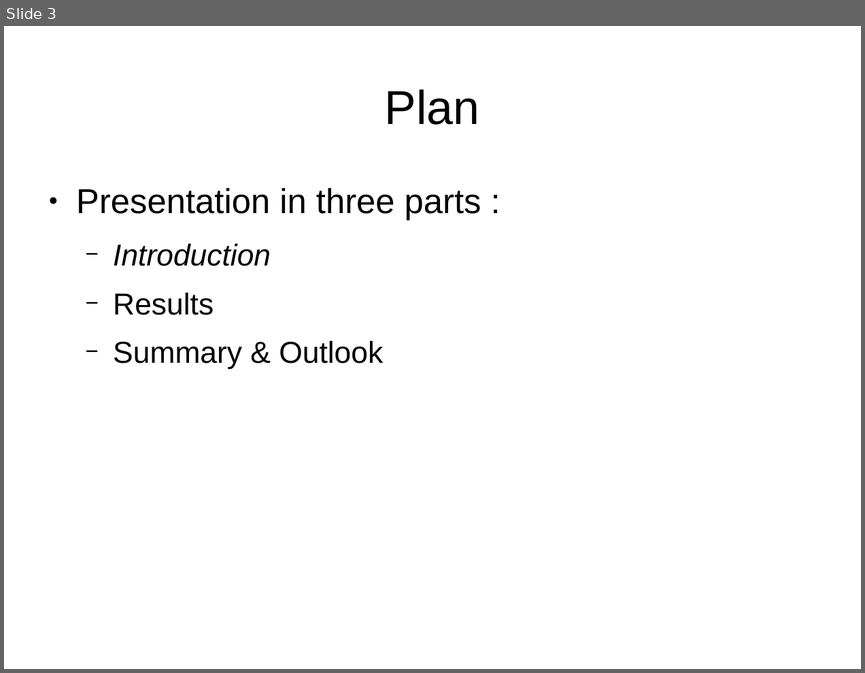
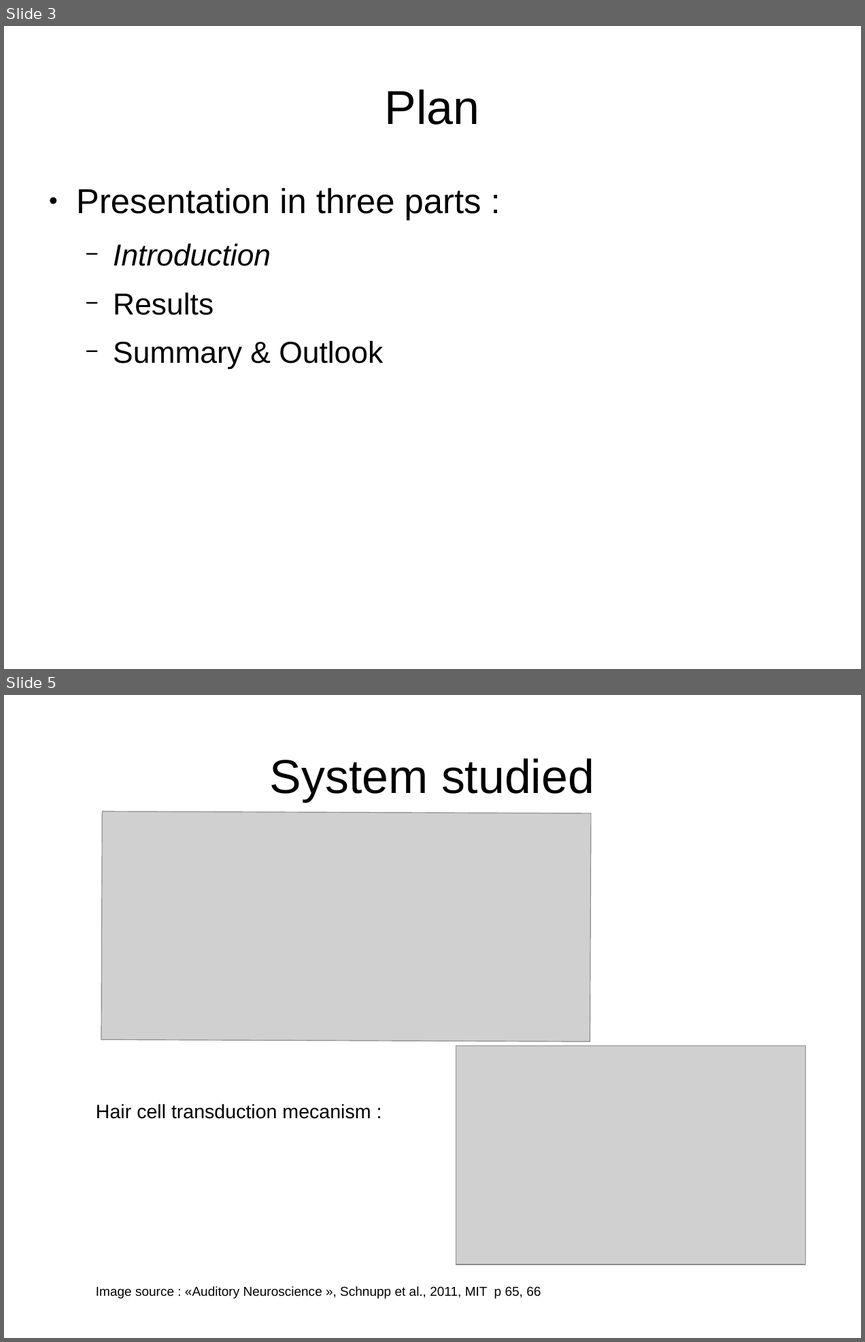
Before and after one commit to MaelleC/auditory-things, a slide deck: presentation/pres1.odp. Shown one above the other, each under a label of ours: slide 3 before the commit, slides 3 and 5 after it; the slides between them are not shown. The pictures are 865x673 and 865x1342 pixels, drawn with LibreOffice and Linux fonts; fonts in the diff are those of the drawing; grey boxes stand for pictures. Boxes give left, top, right and bottom in pixels: in the first picture for what was removed or moved away, otherwise in the second. Text is boxed around its words. In the diff, an @@ line names an element or a change of style, - is before the commit and + after.

Commit message:
2 slides system, change in model use shema

```diff
--- a/presentation/pres1.odp
+++ b/presentation/pres1.odp
@@ slide 5 added at [4,695,861,1338], background #FFFFFF @@
@@ title added at [270,758,594,802], 44 pt, text #000000 @@
+System studied
@@ picture added at [101,811,592,1042] @@
@@ picture added at [456,1046,806,1264] @@
@@ text added at [96,1104,371,1119], 18 pt, text #000000 @@
+Hair cell transduction mecanism :
@@ text added at [96,1286,541,1298], 12 pt, text #000000 @@
+Image source : «Auditory Neuroscience », Schnupp et al., 2011, MIT p 65, 66
```
Also in this commit, not shown: 3 slides changed, 1 slide removed.
